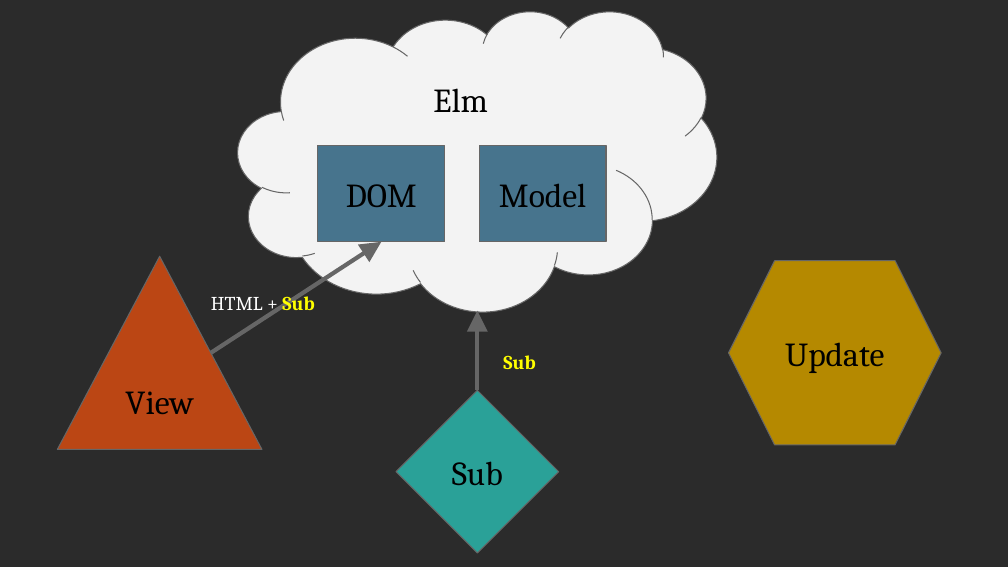
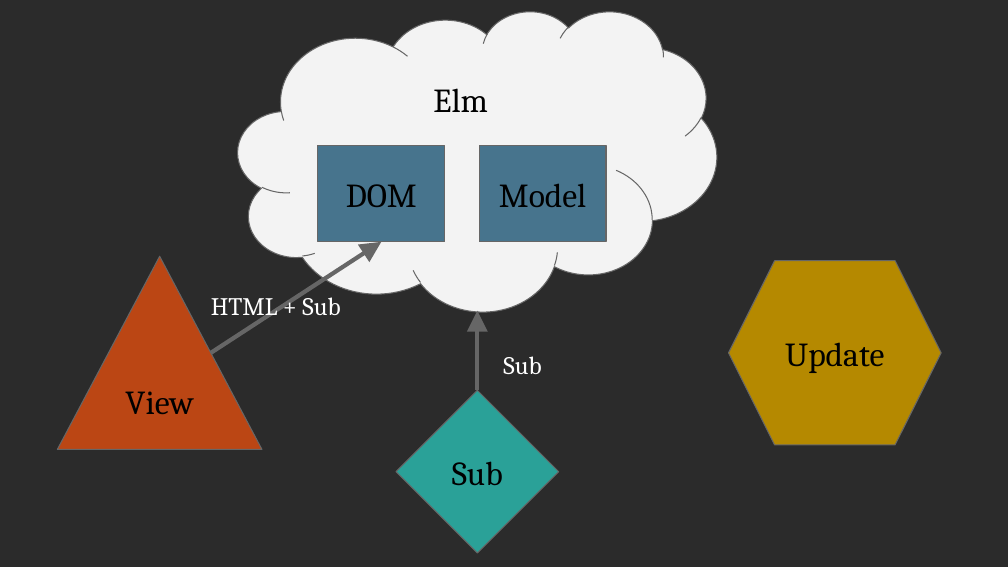
Before and after one commit to scameronde/elm-et2017, a slide deck: slide 47 of Elm.pptx (slide 43 before the commit). Drawn at 1008x567 pixels with LibreOffice and Linux fonts; fonts in the diff are those of the drawing; background and template pictures are left out; a plain dark background stands for a picture behind light text. Boxes give left, top, right and bottom in pixels: in the first picture for what was removed or moved away, otherwise in the second. Text is boxed around its words. In the diff, an @@ line names an element or a change of style, - is before the commit and + after.

```diff
--- a/Elm.pptx
+++ b/Elm.pptx
@@ text "HTML + Sub" at box(211, 292, 340, 321): size 14 to 18 pt; text colour #FFFF00 to #FFFFFF, bold off in "Sub" @@
@@ text "Sub" at box(503, 356, 541, 374): size 14 to 18 pt, text colour #FFFF00 to #FFFFFF, bold off @@
```
Also in this commit, not shown: 28 other slides changed, 4 slides added, 5 slides removed.
